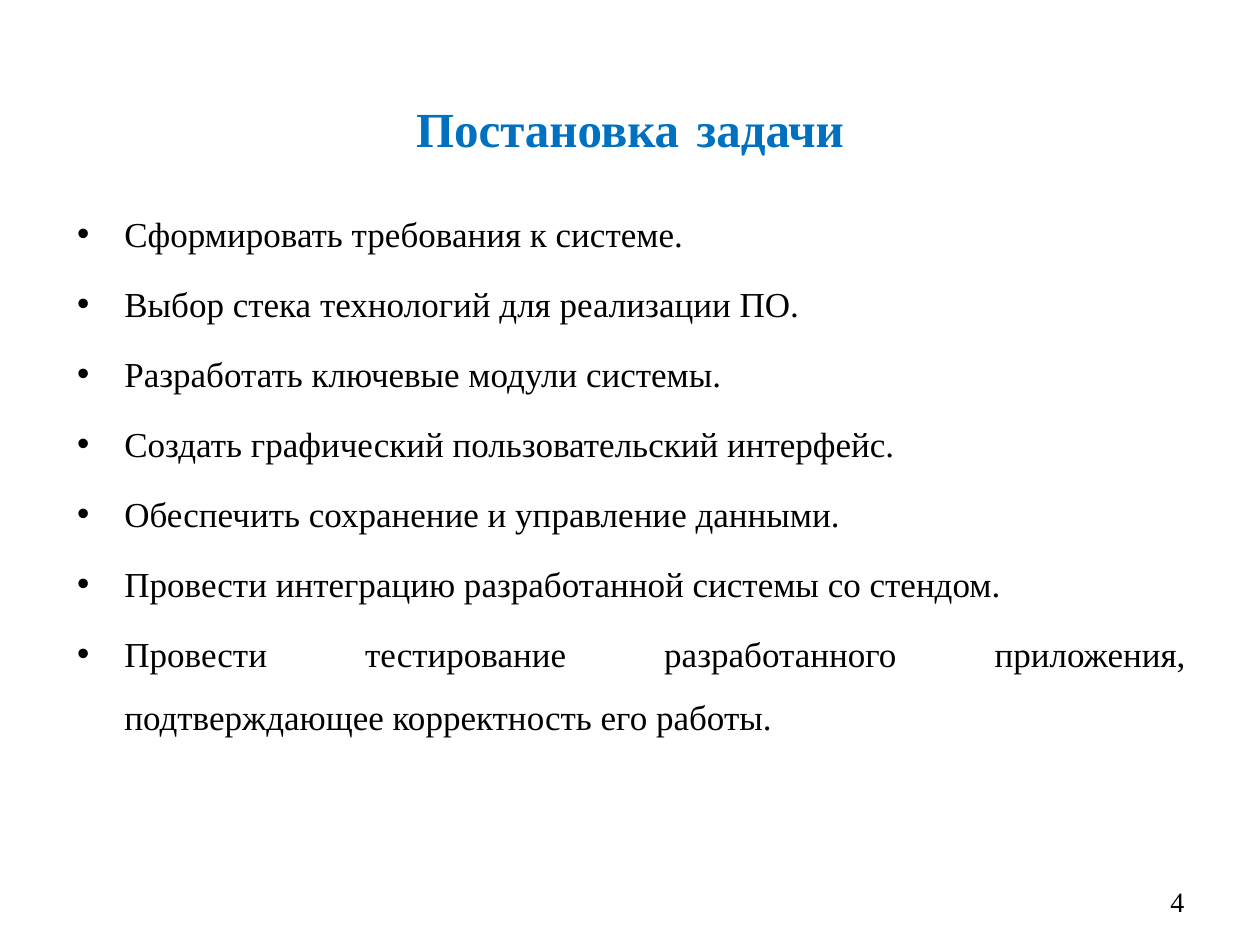
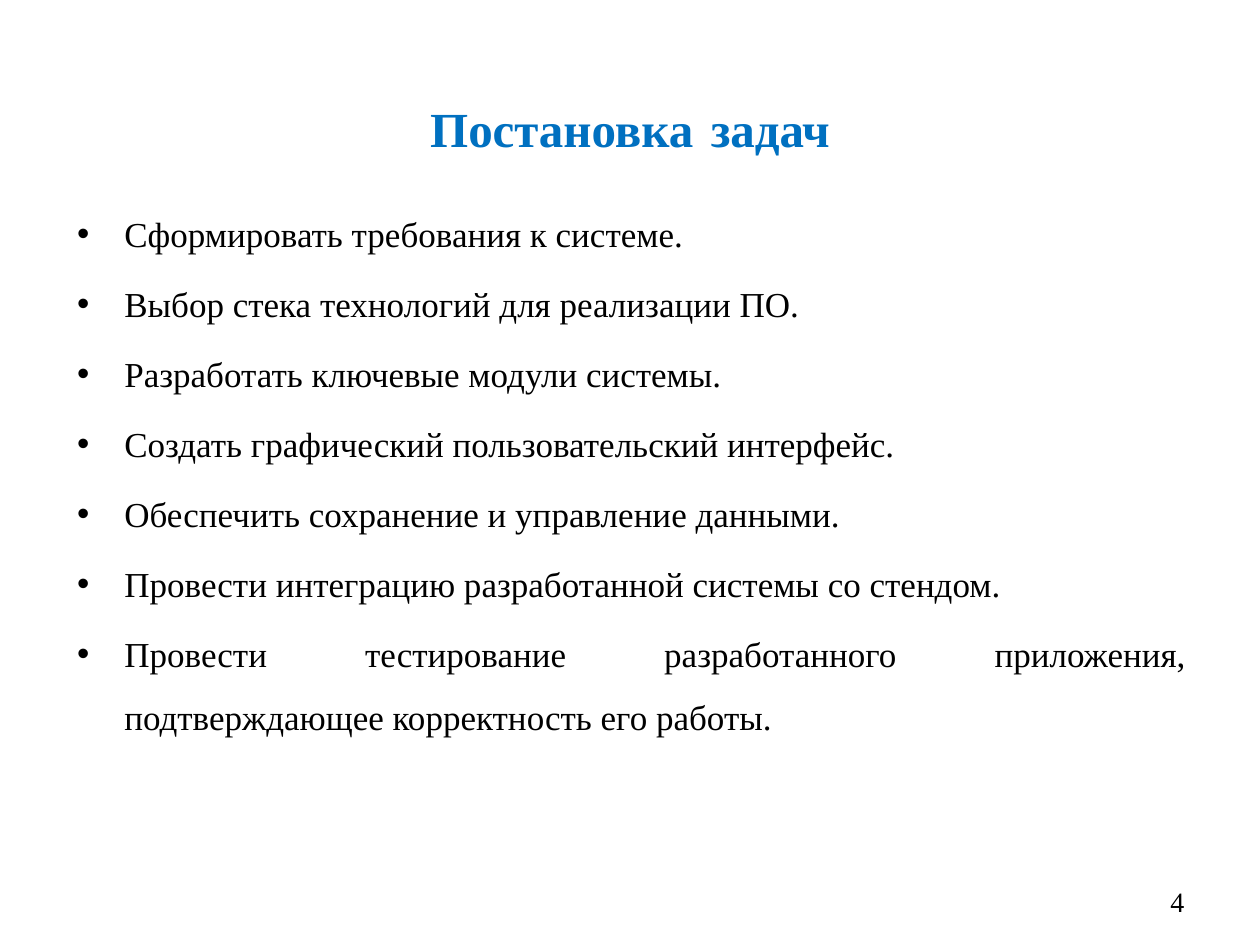
Before and after one commit to Ch1kez/PVT_NASA-TLX, a slide deck: slide 4 of Диплом/Презентация/презентация Курнаев.pptx. Drawn at 1260x945 pixels with LibreOffice and Linux fonts; fonts in the diff are those of the drawing. Boxes give left, top, right and bottom in pixels: in the first picture for what was removed or moved away, otherwise in the second. Text is boxed around its words. In the diff, an @@ line names an element or a change of style, - is before the commit and + after.

```diff
--- a/Диплом/Презентация/презентация Курнаев.pptx
+++ b/Диплом/Презентация/презентация Курнаев.pptx
@@ title at [430, 115, 830, 156]: text changed @@
-Постановка задачи
+Постановка задач
```
Also in this commit, not shown: 4 other slides changed, 8 slides added, 9 slides removed, 1 other file.
